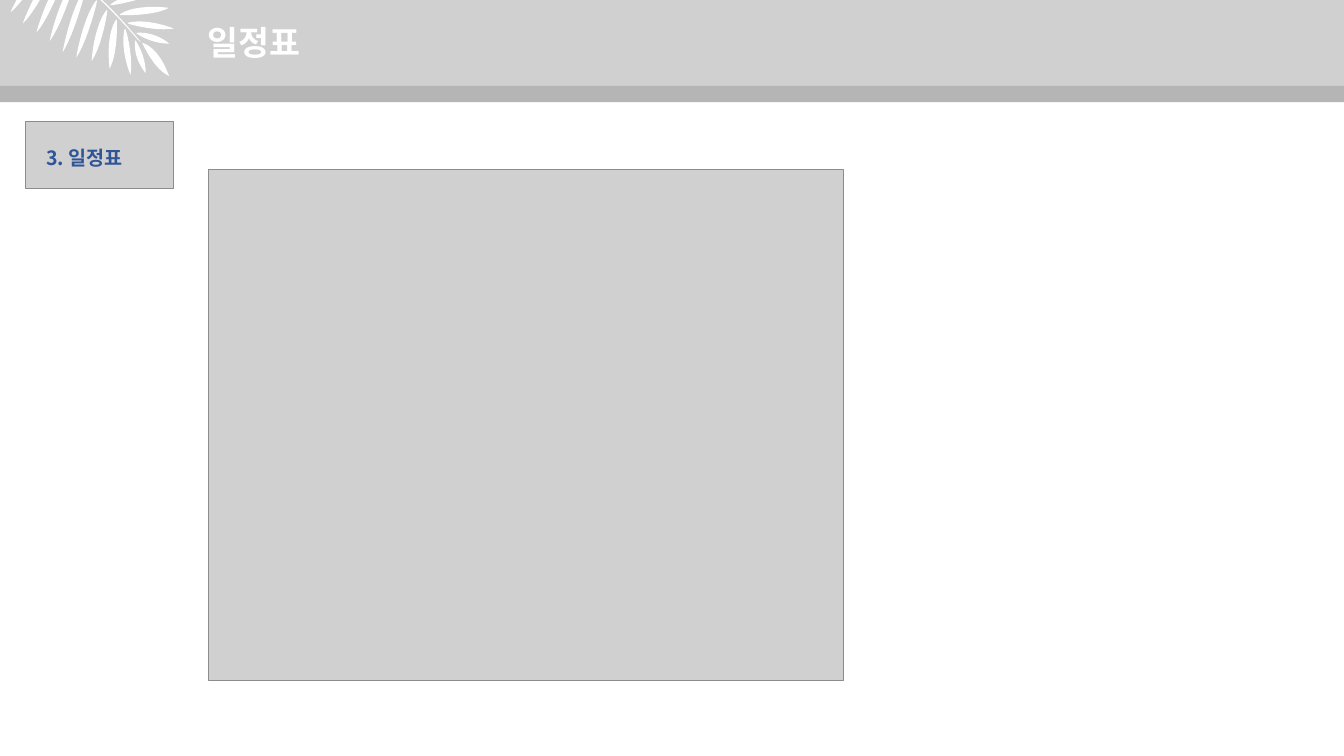
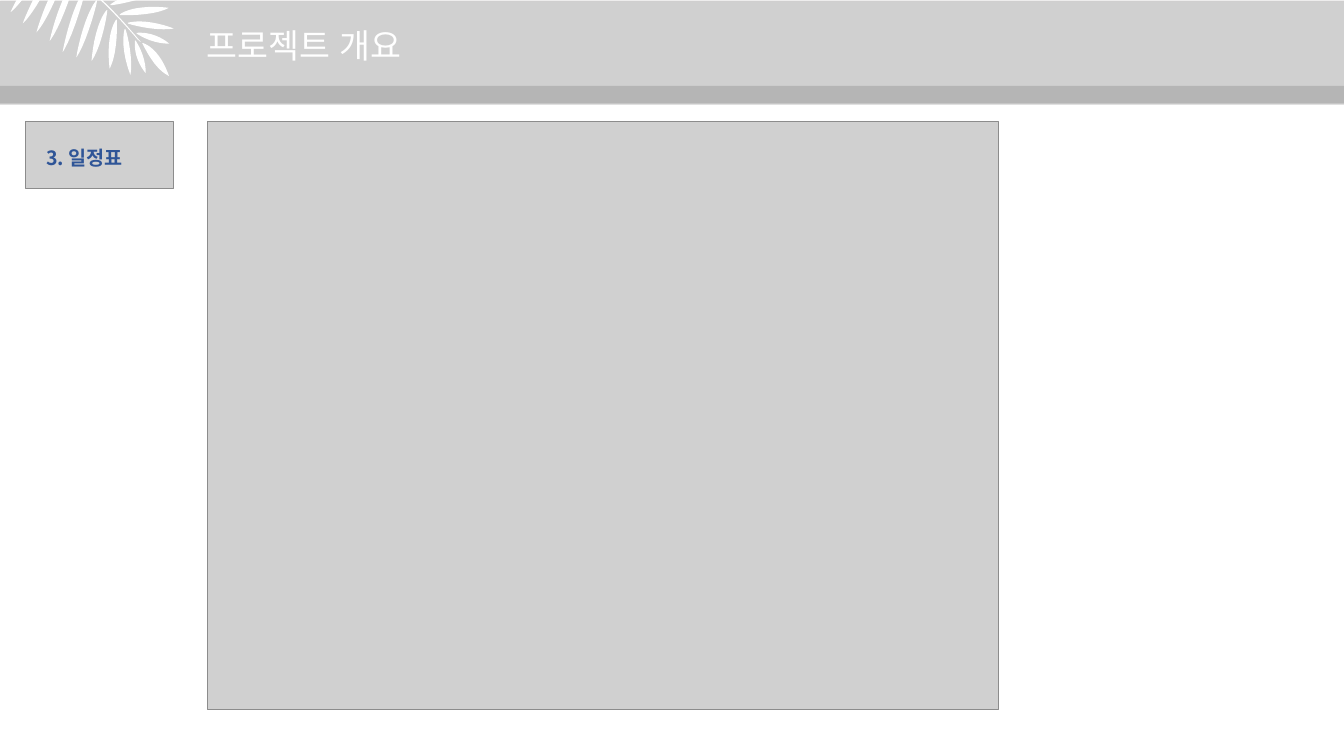
Before and after one commit to juhyeonjong2/EzenCompany, a slide deck: slide 8 of Documents/8. 발표/1. 중간발표/중간발표.pptx. Drawn at 1344x756 pixels with LibreOffice and Linux fonts; fonts in the diff are those of the drawing; grey boxes stand for pictures. Boxes give left, top, right and bottom in pixels: in the first picture for what was removed or moved away, otherwise in the second. Text is boxed around its words. In the diff, an @@ line names an element or a change of style, - is before the commit and + after.

```diff
--- a/Documents/8. 발표/1. 중간발표/중간발표.pptx
+++ b/Documents/8. 발표/1. 중간발표/중간발표.pptx
@@ rectangle at (x1=0, y1=1, x2=1344, y2=102): fill #84EBFC to #D0CECE @@
@@ text in picture at (x1=207, y1=31, x2=402, y2=60): text changed; bold off @@
-      일정표
+      프로젝트 개요
@@ rectangle removed at (x1=0, y1=103, x2=1344, y2=107) @@
@@ picture resized from (x1=209, y1=169, x2=843, y2=681) to (x1=208, y1=122, x2=998, y2=710) @@
```
Also in this commit, not shown: 11 other slides changed, 6 slides added, 3 slides removed.
